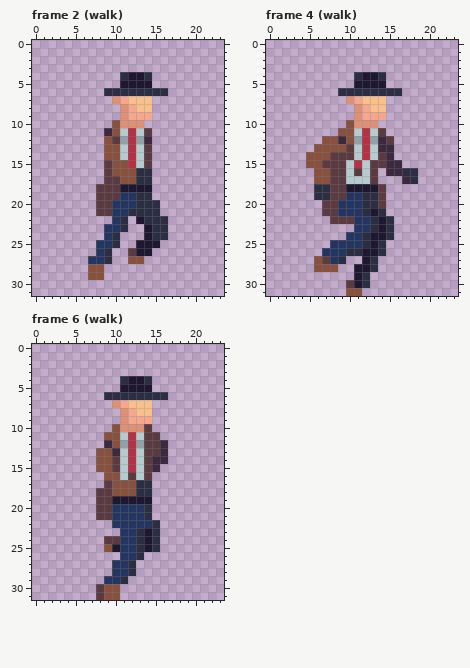
Edited in one commit: pixel-art file (Assets/Player/Player.ase). Above: the version before the commit.
24x32 pixels, 23 frames. Shown: frame 2 (walk), frame 4 (walk), frame 6 (walk). The commit also changed other frames, which this record leaves out.
And afterwards:
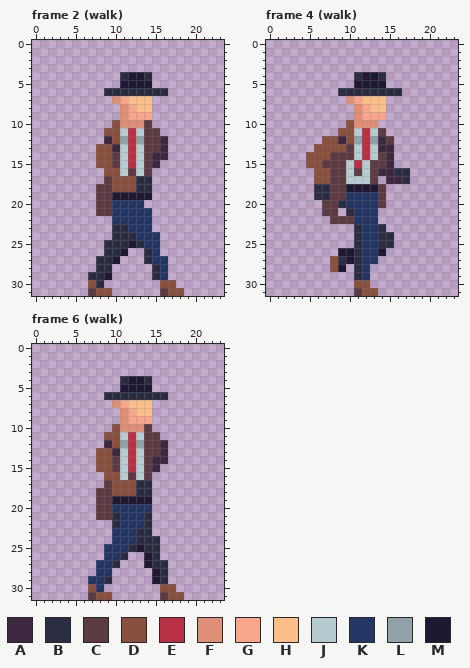
Palette (. is transparent): A #3c2940  B #2b2e42  C #5c3a41  D #8a503e  E #b92f43  F #e08f77  G #f7a58b  H #fcbf8a  J #b6cbcf  K #233663  L #90a1a8  M #1f1833
The exact change:
Changed rows in their new state; - is an unchanged pixel.
Frame 2 (walk), layers "Body", "Legs":
first column x 7:
10 -------C----
11 --D-----C---
12 --AD---CCA--
13 -D-A----CA--
14 -D-C----AA--
15 -DDCJ---A---
16 --D-JCJC----
17 ---D--------
18 ---DDDBB----
19 ---MMMMM----
20 ------K..---
21 -----KKK.---
22 ----KKKK..--
23 --.B-KKK..--
24 --.-BBKKK.--
25 -.B-BMBKK---
26 -.-BM..BK---
27 .B-M-..BKK--
28 .BB-----BK--
29 BBM-----BK--
30 DB-------DD-
31 CDD------CDD
Frame 4 (walk), layers "Body", "Legs":
first column x 6:
15 ----------.--
16 --------A-B-.
17 ---------AAB.
19 ------KK-----
20 ---B--KK-----
21 ---.B-KK.----
22 -------K..---
23 -----B-KB.---
24 ----.BKKB----
25 --...BKK-B---
26 -..MM-KKM----
27 ..D-MBKK-----
28 ..-M-BK.-----
29 -----BK------
30 ----.DD------
31 ----.CDD-----
Frame 6 (walk), layer "Legs":
first column x 7:
20 -------K----
21 ---B--------
22 ---B---B.---
23 ---K---B.---
24 --.K---B----
25 --KK-BMB----
26 --KKB..MB---
27 -KKB..-MBB--
28 -KK...--MB--
29 KKB..---MB--
30 DK..-----DD-
31 CD-.-----CDD
